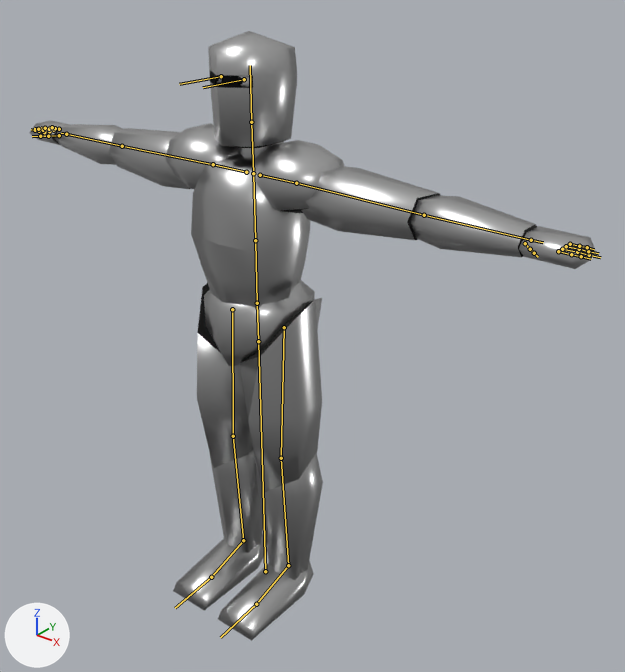
The glTF model assets/knight.glb as it was, and as the next commit left it.
Rendered twice from a 50 mm camera at (1.89, -2.05, 2.42) aimed at (0.24, 0.0, 1.15). The lights are fixed; the arrows at lower left show +X, +Y and +Z. The bones that bend it are drawn over the model as lines.
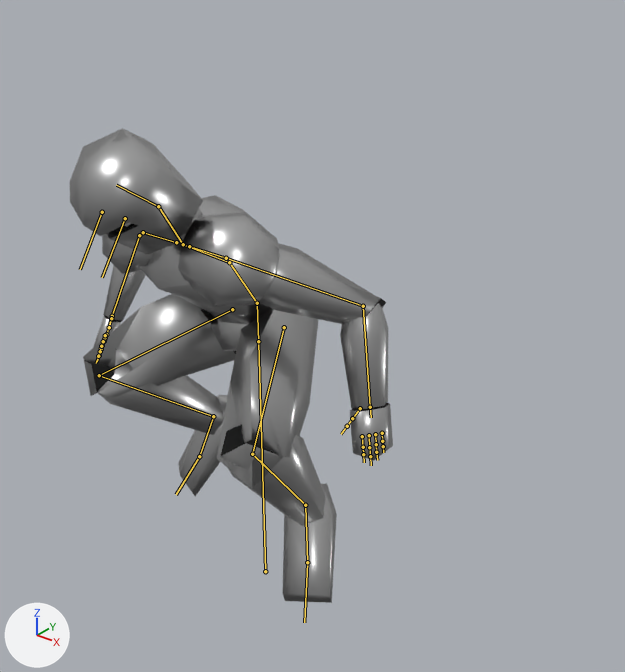
The newer file adds an action. The first version stands in its rest pose; the second is drawn at frame 24 of the action 'Falling-loop'.

The change, as a list of edits to the scene's bpy script:
```text
Change bone_spine:
    where bone_spine = bpy.data.objects['Armature'].pose.bones['spine']  # child of 'hips'
    bone_spine.rotation_quaternion: (1.0, 0.0, 0.0, 0.0) -> (0.956, 0.0, 0.0, -0.293)  # degrees (0, 0, 0) -> degrees (0, 0, -34)
Change bone_chest:
    where bone_chest = bpy.data.objects['Armature'].pose.bones['chest']  # child of 'spine'
    bone_chest.rotation_quaternion: (1.0, 0.0, 0.0, 0.0) -> (0.976, 0.0, 0.0, -0.219)  # degrees (0, 0, 0) -> degrees (0, 0, -25)
Change bone_neck:
    where bone_neck = bpy.data.objects['Armature'].pose.bones['neck']  # child of 'chest'
    bone_neck.rotation_quaternion: (1.0, 0.0, 0.0, 0.0) -> (0.97, 0.0, 0.0, 0.245)  # degrees (0, 0, 0) -> degrees (0, 0, 28)
Change bone_head:
    where bone_head = bpy.data.objects['Armature'].pose.bones['head']  # child of 'neck'
    bone_head.rotation_quaternion: (1.0, 0.0, 0.0, 0.0) -> (0.977, 0.0, 0.0, -0.215)  # degrees (0, 0, 0) -> degrees (0, 0, -25)
Change bone_upper_arm_l:
    where bone_upper_arm_l = bpy.data.objects['Armature'].pose.bones['upper_arm.L']  # child of 'shoulder.L'
    bone_upper_arm_l.rotation_quaternion: (1.0, 0.0, 0.0, 0.0) -> (0.886, -0.463, 0.0, 0.0)  # degrees (0, 0, 0) -> degrees (-55, 0, 0)
Change bone_lower_arm_l:
    where bone_lower_arm_l = bpy.data.objects['Armature'].pose.bones['lower_arm.L']  # child of 'upper_arm.L'
    bone_lower_arm_l.rotation_quaternion: (1.0, 0.0, 0.0, 0.0) -> (0.841, 0.0, 0.0, -0.54)  # degrees (0, 0, 0) -> degrees (0, 0, -65)
Change bone_upper_arm_r:
    where bone_upper_arm_r = bpy.data.objects['Armature'].pose.bones['upper_arm.R']  # child of 'shoulder.R'
    bone_upper_arm_r.rotation_quaternion: (1.0, 0.0, 0.0, 0.0) -> (0.937, -0.35, 0.0, 0.0)  # degrees (0, 0, 0) -> degrees (-41, 0, 0)
Change bone_lower_arm_r:
    where bone_lower_arm_r = bpy.data.objects['Armature'].pose.bones['lower_arm.R']  # child of 'upper_arm.R'
    bone_lower_arm_r.rotation_quaternion: (1.0, 0.0, 0.0, 0.0) -> (0.78, 0.0, 0.0, 0.626)  # degrees (0, 0, 0) -> degrees (0, 0, 77)
Change bone_upper_leg_l:
    where bone_upper_leg_l = bpy.data.objects['Armature'].pose.bones['upper_leg.L']  # child of 'hips'
    bone_upper_leg_l.rotation_quaternion: (1.0, 0.0, 0.0, 0.0) -> (0.839, 0.193, -0.114, -0.496)  # degrees (0, 0, 0) -> degrees (26, 0, -61)
Change bone_lower_leg_l:
    where bone_lower_leg_l = bpy.data.objects['Armature'].pose.bones['lower_leg.L']  # child of 'upper_leg.L'
    bone_lower_leg_l.rotation_quaternion: (1.0, 0.0, 0.0, 0.0) -> (0.658, 0.0, 0.0, 0.753)  # degrees (0, 0, 0) -> degrees (0, 0, 98)
Change bone_foot_l:
    where bone_foot_l = bpy.data.objects['Armature'].pose.bones['foot.L']  # child of 'lower_leg.L'
    bone_foot_l.rotation_quaternion: (1.0, 0.0, 0.0, 0.0) -> (0.998, 0.0, 0.0, 0.07)  # degrees (0, 0, 0) -> degrees (0, 0, 8)
Change bone_upper_leg_r:
    where bone_upper_leg_r = bpy.data.objects['Armature'].pose.bones['upper_leg.R']  # child of 'hips'
    bone_upper_leg_r.rotation_quaternion: (1.0, 0.0, 0.0, 0.0) -> (0.816, 0.202, 0.13, 0.525)  # degrees (0, 0, 0) -> degrees (28, 0, 66)
Change bone_lower_leg_r:
    where bone_lower_leg_r = bpy.data.objects['Armature'].pose.bones['lower_leg.R']  # child of 'upper_leg.R'
    bone_lower_leg_r.rotation_quaternion: (1.0, 0.0, 0.0, 0.0) -> (0.514, 0.0, 0.0, -0.858)  # degrees (0, 0, 0) -> degrees (0, 0, -118)
Change bone_foot_r:
    where bone_foot_r = bpy.data.objects['Armature'].pose.bones['foot.R']  # child of 'lower_leg.R'
    bone_foot_r.rotation_quaternion: (1.0, 0.0, 0.0, 0.0) -> (0.999, 0.0, 0.0, -0.047)  # degrees (0, 0, 0) -> degrees (0, 0, -5)
```

Location of each change, [x1, y1, x2, y2] in pixels of the pictures (625 x 672 px):
'Cylinder.006', posed (87% wider, 6% shorter)
    before: [197, 283, 322, 492]
    after: [83, 294, 318, 490]
'Cylinder.004', posed (49% wider, 8% taller)
    before: [208, 31, 297, 148]
    after: [70, 128, 203, 255]
'Cylinder.009', posed
    before: [210, 448, 323, 580]
    after: [84, 349, 326, 526]
'Cylinder', posed
    before: [191, 153, 310, 309]
    after: [140, 195, 272, 325]
'Sphere', posed
    before: [165, 123, 344, 213]
    after: [102, 212, 280, 306]
'Cylinder.001', posed
    before: [109, 128, 440, 240]
    after: [258, 243, 386, 324]
'Cube', posed (13% wider, 92% taller)
    before: [173, 533, 314, 641]
    after: [178, 395, 337, 603]
'Cylinder.002', posed
    before: [54, 124, 537, 257]
    after: [104, 266, 388, 411]
'Cylinder.003', posed (47% narrower)
    before: [30, 120, 597, 269]
    after: [93, 316, 393, 461]
'Cylinder.007', posed
    before: [204, 280, 315, 366]
    after: [210, 317, 247, 351]
'Cylinder.005', posed
    before: [238, 141, 284, 157]
    after: [170, 209, 203, 247]
'eyes', posed
    before: [214, 74, 252, 87]
    after: [122, 223, 132, 227]
bone 'spine', root to tip
    before: (257, 303) to (255, 240)
    after: (257, 303) to (229, 262)
bone 'chest', root to tip
    before: (255, 240) to (253, 173)
    after: (229, 262) to (183, 244)
bone 'neck', root to tip
    before: (253, 173) to (251, 122)
    after: (183, 244) to (158, 206)
bone 'head', root to tip
    before: (251, 122) to (250, 65)
    after: (158, 206) to (116, 185)
bone 'upper_arm.L', root to tip
    before: (296, 183) to (424, 215)
    after: (226, 258) to (363, 306)
bone 'lower_arm.L', root to tip
    before: (424, 215) to (531, 240)
    after: (363, 306) to (370, 407)
bone 'upper_arm.R', root to tip
    before: (213, 164) to (122, 146)
    after: (143, 232) to (139, 235)
bone 'lower_arm.R', root to tip
    before: (122, 146) to (66, 134)
    after: (139, 235) to (112, 316)
bone 'upper_leg.L', root to tip
    before: (284, 327) to (281, 458)
    after: (284, 327) to (252, 454)
bone 'lower_leg.L', root to tip
    before: (281, 458) to (288, 565)
    after: (252, 454) to (305, 505)
bone 'foot.L', root to tip
    before: (288, 565) to (256, 604)
    after: (305, 505) to (307, 562)
bone 'upper_leg.R', root to tip
    before: (232, 309) to (233, 436)
    after: (232, 309) to (99, 375)
bone 'lower_leg.R', root to tip
    before: (233, 436) to (243, 540)
    after: (99, 375) to (213, 416)
bone 'foot.R', root to tip
    before: (243, 540) to (211, 577)
    after: (213, 416) to (199, 456)
